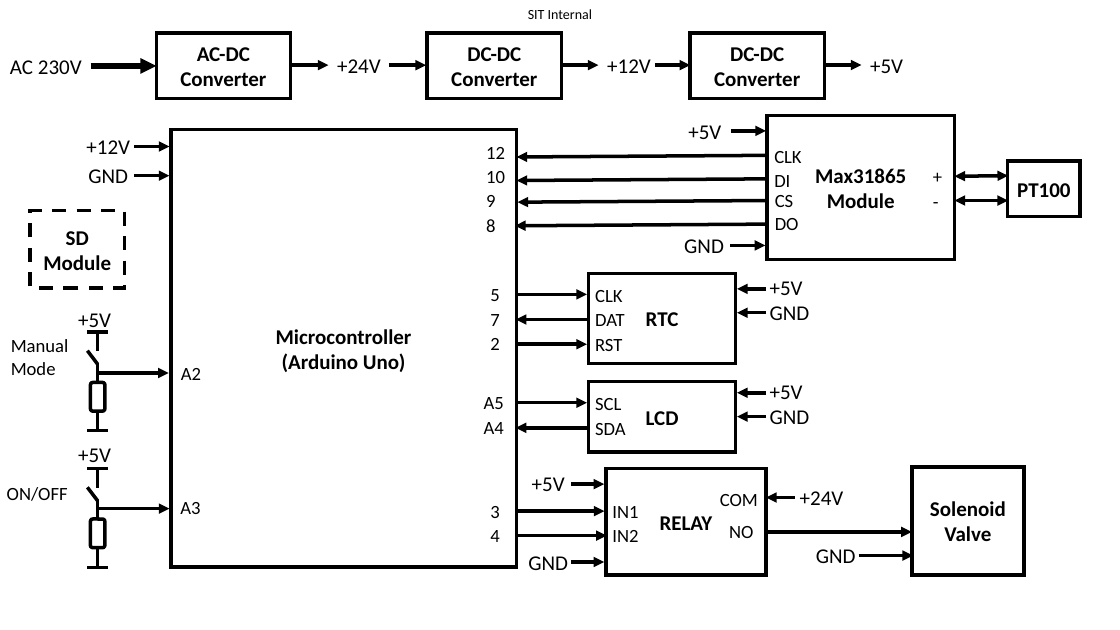
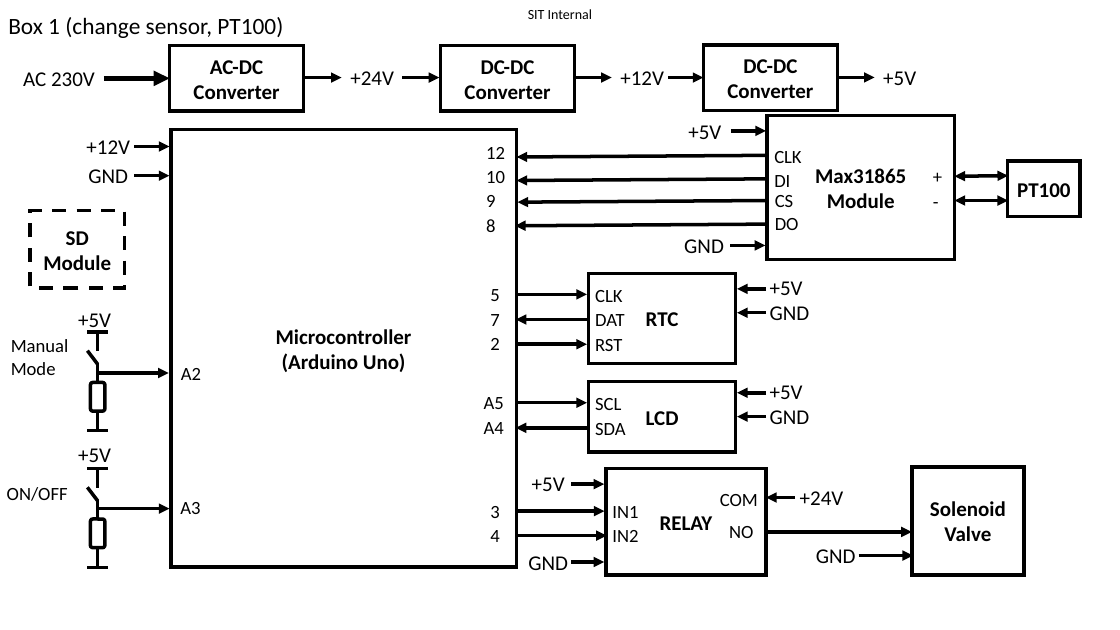
Before and after one commit to kanglc/Hashtag, a slide deck: slide 6 of Docs/thermal_controller_blockdiagram.pptx. Drawn at 1120x630 pixels with LibreOffice and Linux fonts; fonts in the diff are those of the drawing; background and template pictures are left out. Boxes give left, top, right and bottom in pixels: in the first picture for what was removed or moved away, otherwise in the second. Text is boxed around its words. In the diff, an @@ line names an element or a change of style, - is before the commit and + after.

Commit message:
Update doc

```diff
--- a/Docs/thermal_controller_blockdiagram.pptx
+++ b/Docs/thermal_controller_blockdiagram.pptx
@@ text added at [8,17,283,38], 20 pt, text #000000 @@
+Box 1 (change sensor, PT100)
@@ 2 rectangles, 2 arrows: place and size @@
-2 rectangles, 2 arrows at [292,33,825,98]
+2 rectangles, 2 arrows at [304,45,838,111]
@@ 4 texts, 4 arrows, 1 rectangle: place and size @@
-4 texts, 4 arrows, 1 rectangle at [10,33,903,98]
+4 texts, 4 arrows, 1 rectangle at [23,45,916,111]
```
Also in this commit, not shown: 5 other slides changed.
